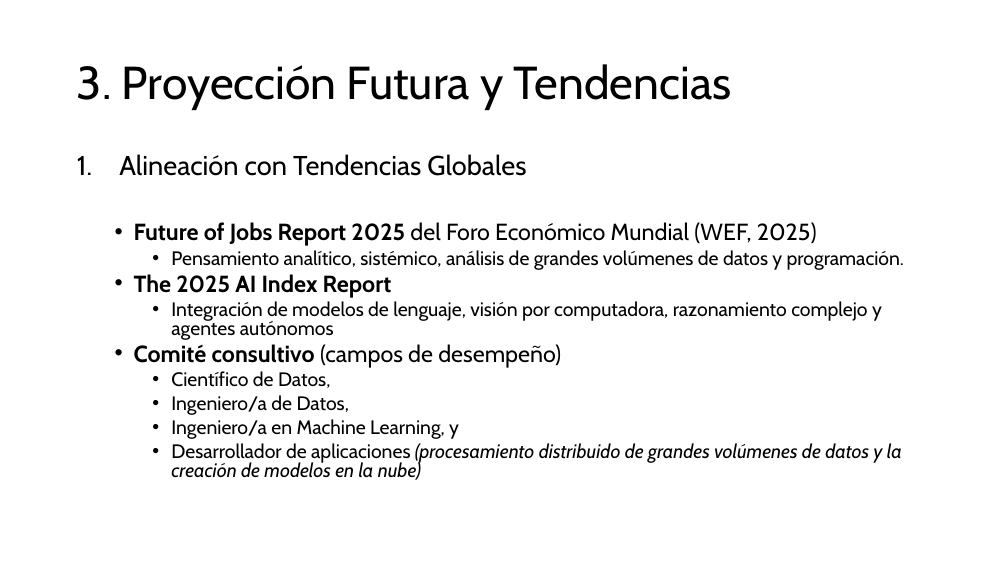
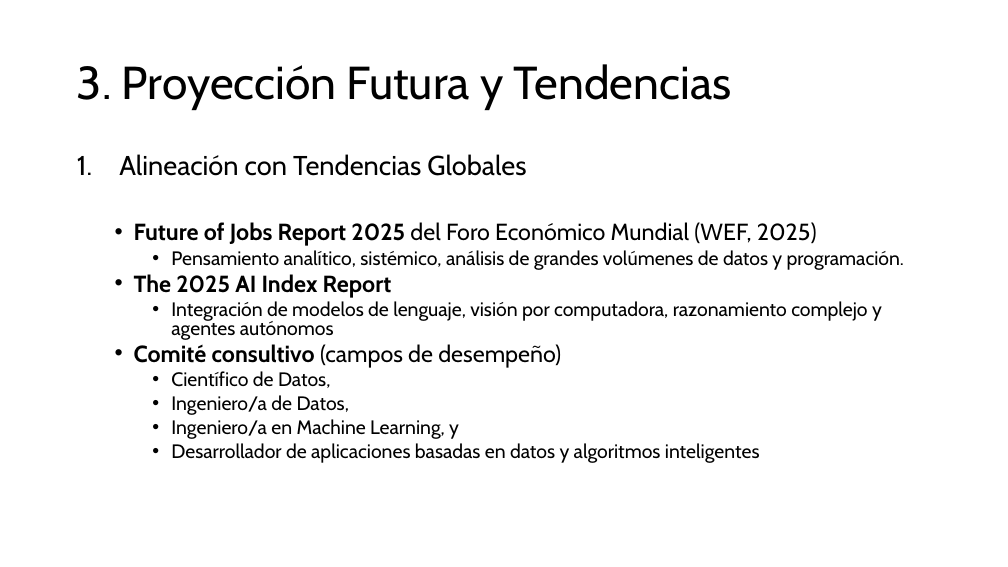
Before and after one commit to aavendan/cdia, a slide deck: slide 6 of 03 Presentación - CDIA.pptx. Drawn at 1008x567 pixels with LibreOffice and Linux fonts; fonts in the diff are those of the drawing. Boxes give left, top, right and bottom in pixels: in the first picture for what was removed or moved away, otherwise in the second. Text is boxed around its words. In the diff, an @@ line names an element or a change of style, - is before the commit and + after.

```diff
--- a/03 Presentación - CDIA.pptx
+++ b/03 Presentación - CDIA.pptx
@@ text at box(171, 443, 760, 463): text changed; italic off @@
-    • Desarrollador de aplicaciones (procesamiento distribuido de grandes volúmenes de datos y la creación de modelos en la nube)
+    • Desarrollador de aplicaciones basadas en datos y algoritmos inteligentes
```
Also in this commit, not shown: 6 other slides changed.
